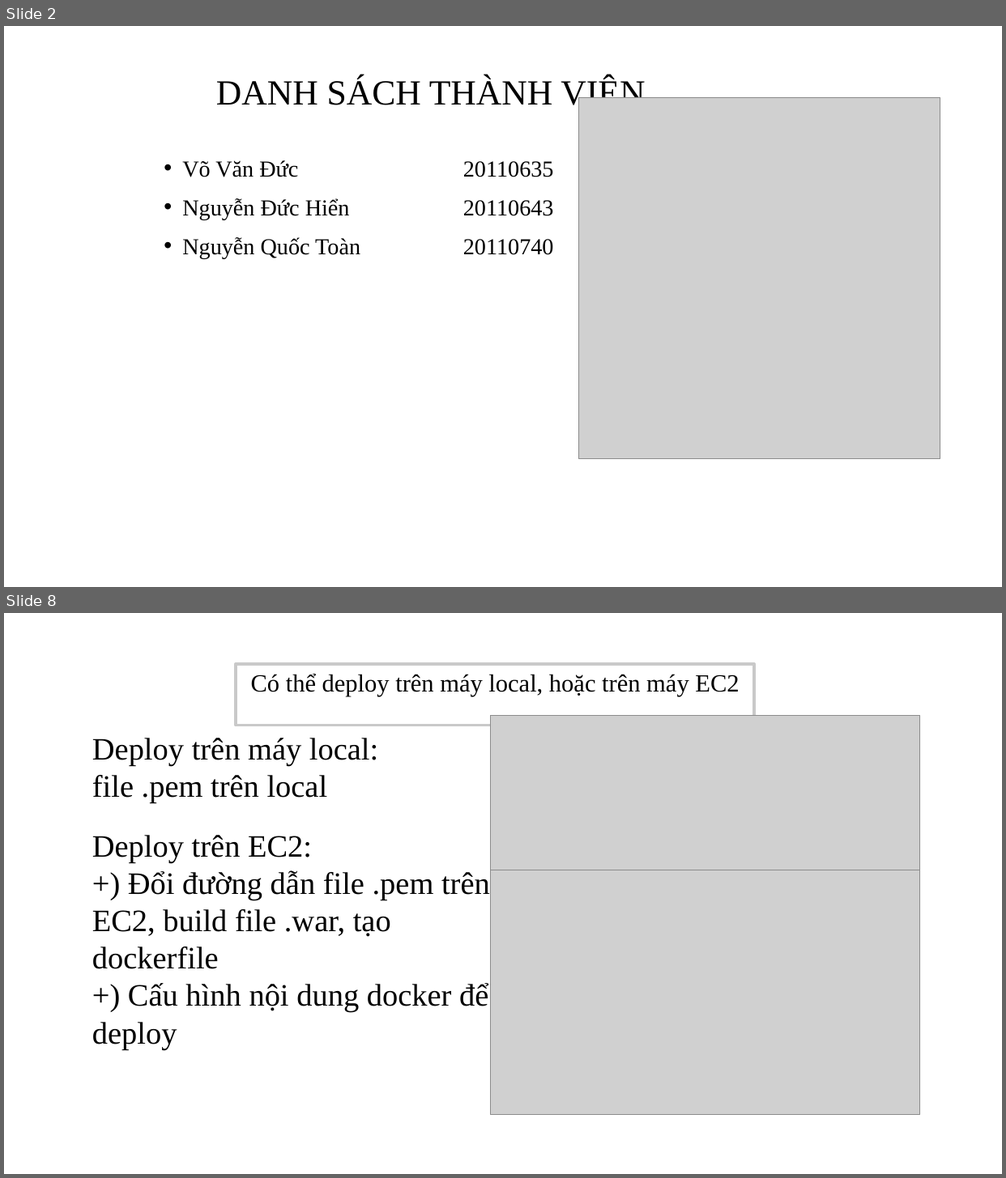
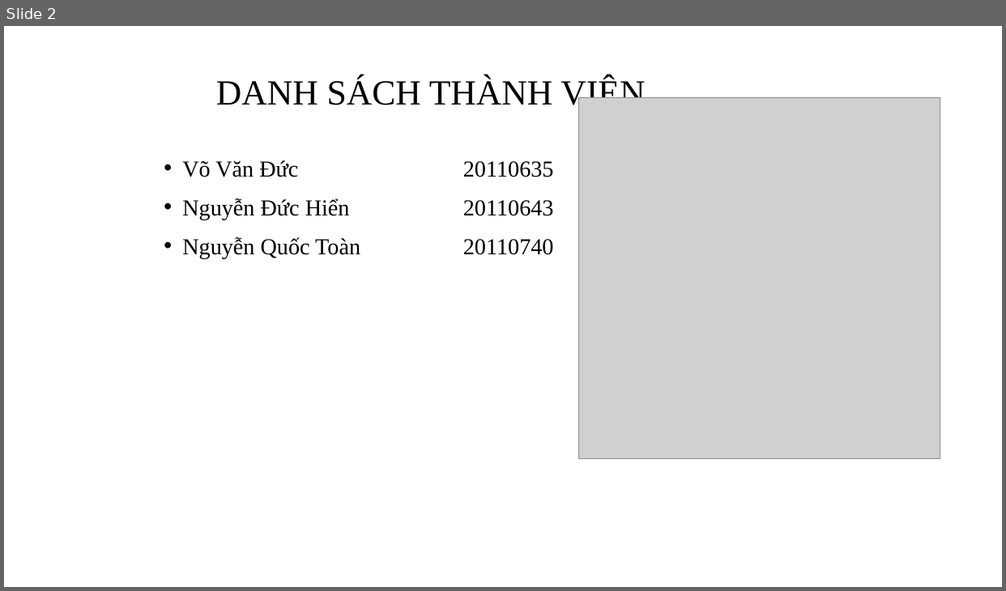
Before and after one commit to DucHienIT/ProjectCloudComputing-RemoteDockerController, a slide deck: Nhom2_thuyetTrinhVideoNhomTruoc.pptx. Shown one above the other, each under a label of ours: slides 2 and 8 before the commit, slide 2 after it; the slides between them are not shown. The pictures are 1006x1178 and 1006x591 pixels, drawn with LibreOffice and Linux fonts; fonts in the diff are those of the drawing; grey boxes stand for pictures; background and template pictures are left out. Boxes give left, top, right and bottom in pixels: in the first picture for what was removed or moved away, otherwise in the second. Text is boxed around its words. In the diff, an @@ line names an element or a change of style, - is before the commit and + after.

Commit message:
update file powerpoint

```diff
--- a/Nhom2_thuyetTrinhVideoNhomTruoc.pptx
+++ b/Nhom2_thuyetTrinhVideoNhomTruoc.pptx
@@ slide 8 removed at (4,613,1002,1174), background picture (left out) @@
@@ text removed at (236,664,754,726) @@
-Có thể deploy trên máy local, hoặc trên máy EC2
@@ picture removed at (491,715,919,929) @@
@@ text removed at (92,738,378,804) @@
-Deploy trên máy local: file .pem trên local
@@ text removed at (92,835,490,1050) @@
-Deploy trên EC2:
-+) Đổi đường dẫn file .pem trên EC2, build file .war, tạo dockerfile
-+) Cấu hình nội dung docker để deploy
@@ picture removed at (491,871,919,1114) @@
```
Also in this commit, not shown: 11 slides added, 9 other slides removed.
